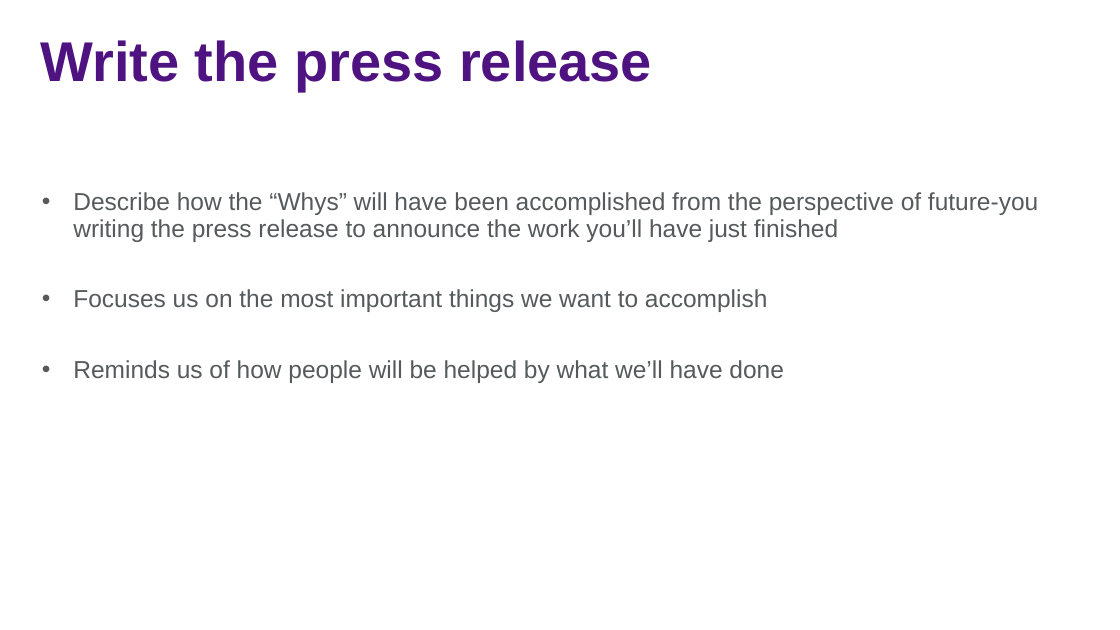
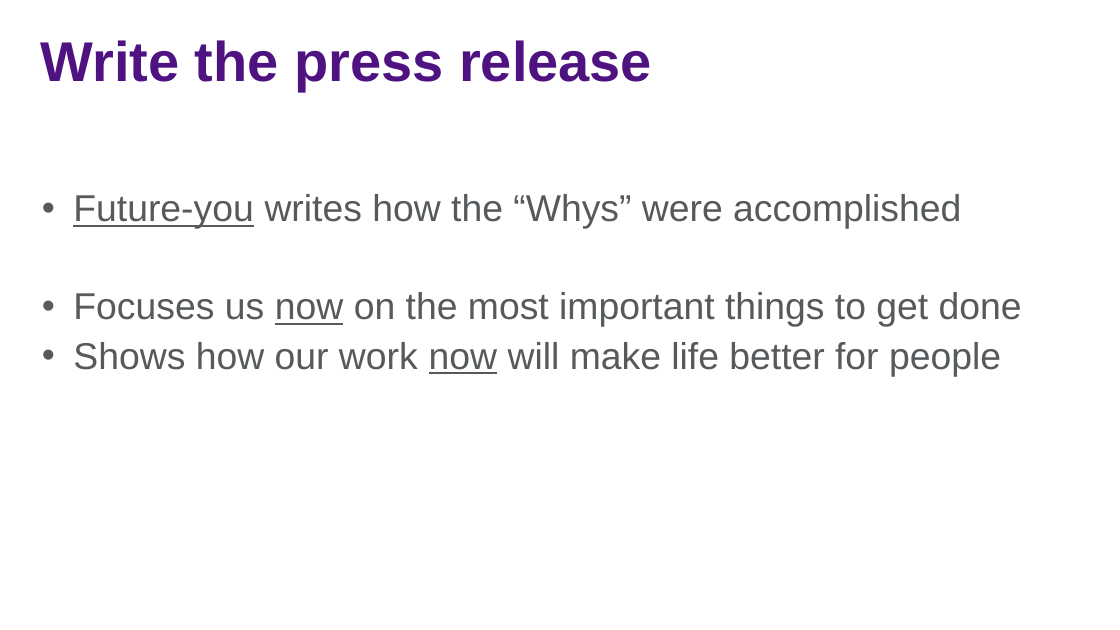
Before and after one commit to jasonjwood/presentations, a slide deck: slide 9 of InFusion2016 - Getting It Done - Jason Wood.pptx. Drawn at 1120x630 pixels with LibreOffice and Linux fonts; fonts in the diff are those of the drawing; background and template pictures are left out. Boxes give left, top, right and bottom in pixels: in the first picture for what was removed or moved away, otherwise in the second. Text is boxed around its words. In the diff, an @@ line names an element or a change of style, - is before the commit and + after.

```diff
--- a/InFusion2016 - Getting It Done - Jason Wood.pptx
+++ b/InFusion2016 - Getting It Done - Jason Wood.pptx
@@ text at [73, 194, 1022, 376]: text changed; size 21 to 32 pt @@
-• Describe how the “Whys” will have been accomplished from the perspective of future-you writing the press release to announce the work you’ll have just finished
-• Focuses us on the most important things we want to accomplish
-• Reminds us of how people will be helped by what we’ll have done
+• Future-you writes how the “Whys” were accomplished
+• Focuses us now on the most important things to get done
+• Shows how our work now will make life better for people
```
Also in this commit, not shown: 13 other slides changed.
